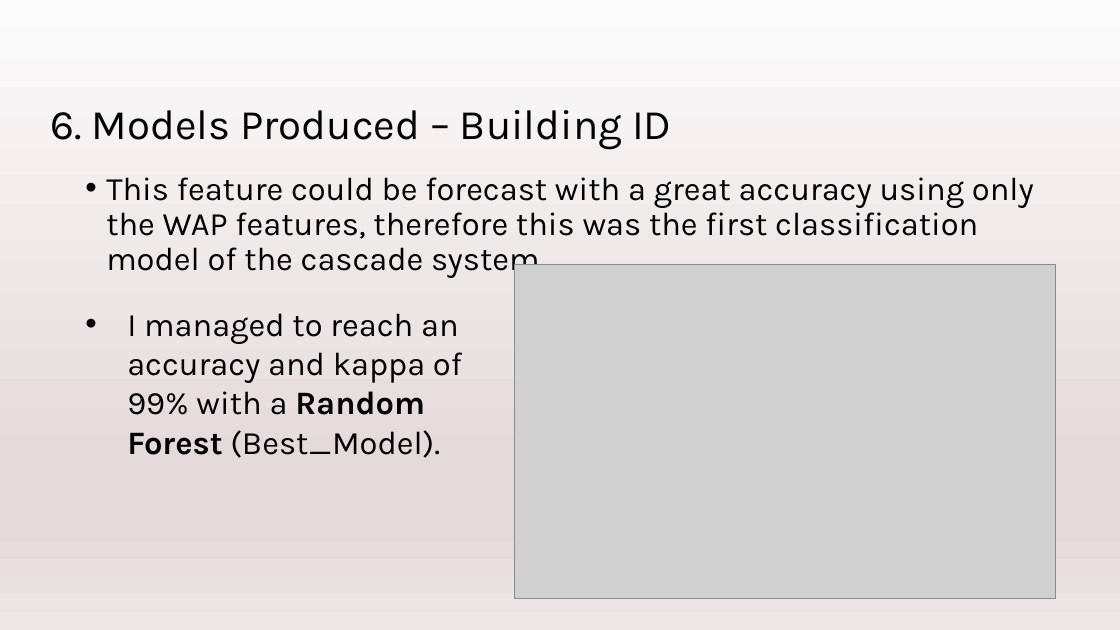
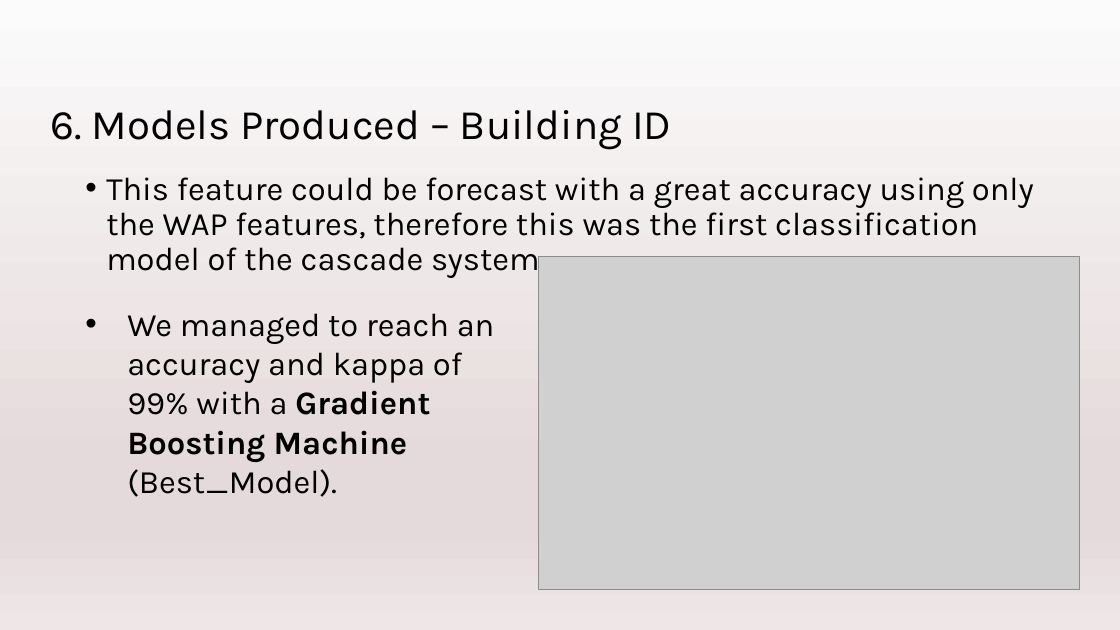
Before and after one commit to TomeBorges/IoT_Deep_Analytics_Visualization, a slide deck: slide 8 of Task3/Task3_ppt.pptx. Drawn at 1120x630 pixels with LibreOffice and Linux fonts; fonts in the diff are those of the drawing; grey boxes stand for pictures. Boxes give left, top, right and bottom in pixels: in the first picture for what was removed or moved away, otherwise in the second. Text is boxed around its words. In the diff, an @@ line names an element or a change of style, - is before the commit and + after.

```diff
--- a/Task3/Task3_ppt.pptx
+++ b/Task3/Task3_ppt.pptx
@@ picture moved from (x1=515, y1=265, x2=1056, y2=598) to (x1=539, y1=256, x2=1080, y2=590) @@
@@ text at (x1=127, y1=313, x2=495, y2=497): text changed @@
-• I managed to reach an accuracy and kappa of 99% with a Random Forest (Best_Model).
+• We managed to reach an accuracy and kappa of 99% with a Gradient Boosting Machine (Best_Model).
```
Also in this commit, not shown: 8 other slides changed, 1 slide added.
